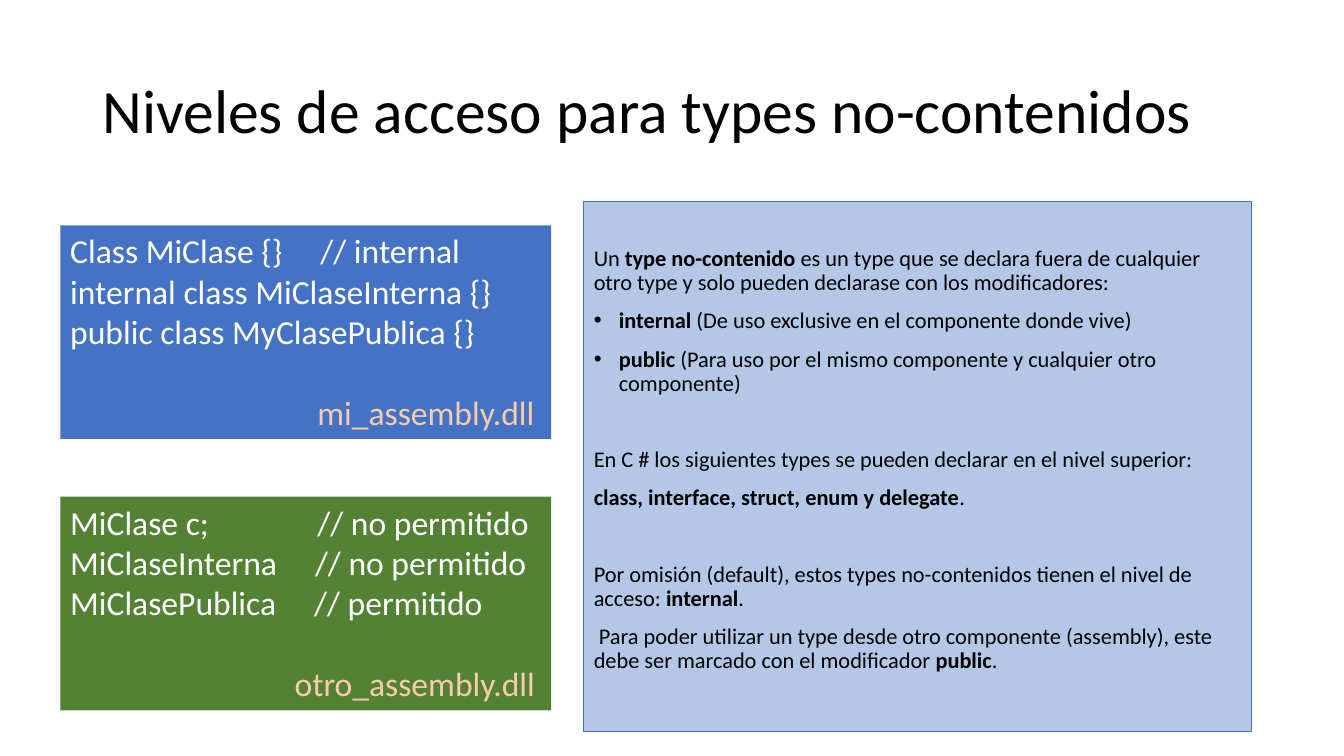
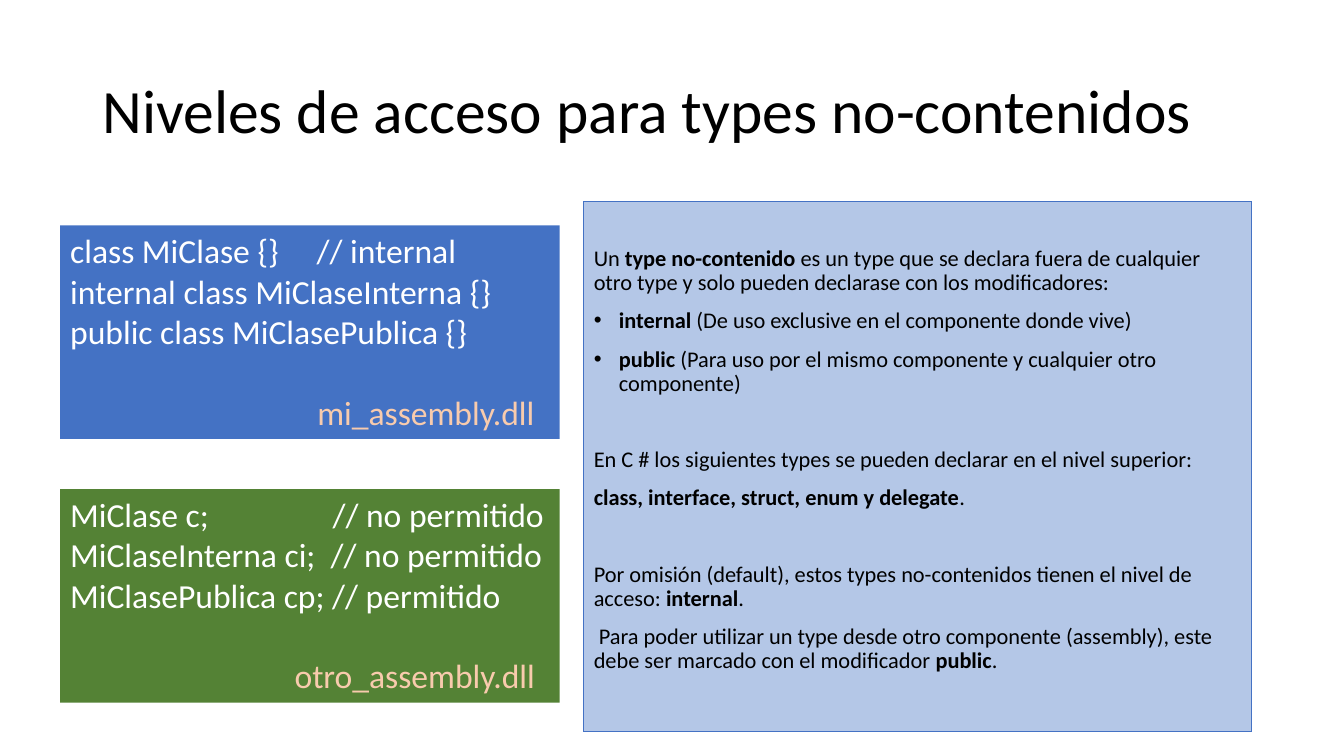
Before and after one commit to AlbertOsinaga/CursoCSharp__8, a slide deck: slide 150 of CSharpQuickReferencia.pptx. Drawn at 1344x756 pixels with LibreOffice and Linux fonts; fonts in the diff are those of the drawing. Boxes give left, top, right and bottom in pixels: in the first picture for what was removed or moved away, otherwise in the second. Text is boxed around its words. In the diff, an @@ line names an element or a change of style, - is before the commit and + after.

```diff
--- a/CSharpQuickReferencia.pptx
+++ b/CSharpQuickReferencia.pptx
@@ rectangle "class MiClase {} // internal": place and size @@
-rectangle "class MiClase {} // internal" at <box>60,226,552,440</box>
+rectangle "class MiClase {} // internal" at <box>60,226,560,440</box>
@@ text in rectangle at <box>70,239,456,264</box>: text changed @@
-Class MiClase {} // internal
+class MiClase {} // internal
@@ text in rectangle at <box>70,320,438,350</box>: text changed @@
-public class MyClasePublica {}
+public class MiClasePublica {}
@@ rectangle "MiClase c; // no permitido": place and size @@
-rectangle "MiClase c; // no permitido" at <box>60,497,552,711</box>
+rectangle "MiClase c; // no permitido" at <box>60,489,560,703</box>
@@ text in rectangle at <box>70,543,542,614</box>: text changed @@
-MiClaseInterna // no permitido
-MiClasePublica // permitido
+MiClaseInterna ci; // no permitido
+MiClasePublica cp; // permitido
```
Also in this commit, not shown: 11 slides added.
